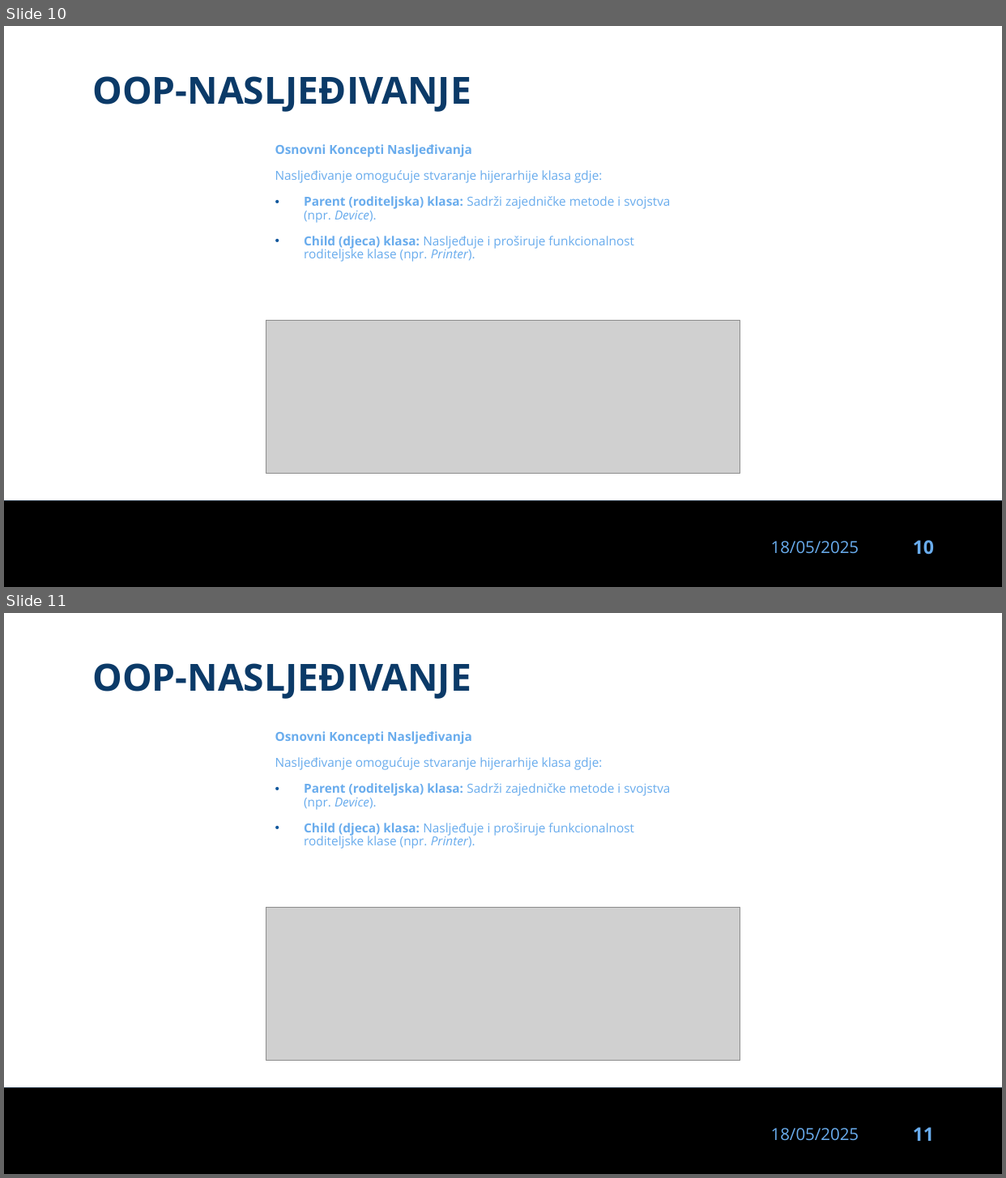
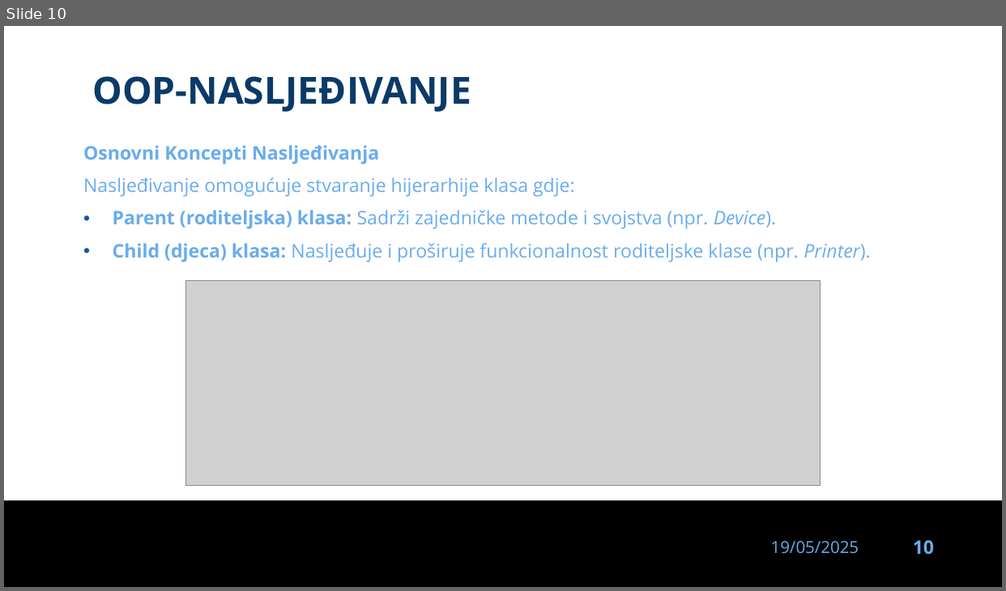
Before and after one commit to dinoDuvnjak/CTK, a slide deck: Bootcamp/OOP/OOP.pptx. Shown one above the other, each under a label of ours: slides 10 and 11 before the commit, slide 10 after it. The pictures are 1006x1178 and 1006x591 pixels, drawn with LibreOffice and Linux fonts; fonts in the diff are those of the drawing; grey boxes stand for pictures; background and template pictures are left out. Boxes give left, top, right and bottom in pixels: in the first picture for what was removed or moved away, otherwise in the second. Text is boxed around its words. In the diff, an @@ line names an element or a change of style, - is before the commit and + after.

```diff
--- a/Bootcamp/OOP/OOP.pptx
+++ b/Bootcamp/OOP/OOP.pptx
@@ slide 11 removed at (4, 613, 1002, 1174), background #FFFFFF; not listed: 3 template elements that a slide beside it also shows @@
@@ text removed at (92, 663, 471, 699) @@
-OOP-NASLJEĐIVANJE
@@ text removed at (275, 731, 670, 849) @@
-Osnovni Koncepti Nasljeđivanja
-Nasljeđivanje omogućuje stvaranje hijerarhije klasa gdje:
-• Parent (roditeljska) klasa: Sadrži zajedničke metode i svojstva (npr. Device).
-• Child (djeca) klasa: Nasljeđuje i proširuje funkcionalnost roditeljske klase (npr. Printer).
@@ picture removed at (266, 907, 740, 1061) @@
@@ slide 10 changed as well @@
@@ text "Osnovni Koncepti Nasljeđivanja": place and size @@
-text "Osnovni Koncepti Nasljeđivanja" at (275, 144, 670, 262)
+text "Osnovni Koncepti Nasljeđivanja" at (83, 145, 870, 263)
@@ text "Osnovni Koncepti Nasljeđivanja" at (83, 145, 870, 263): size 12 to 18 pt @@
@@ picture: place and size @@
-picture at (266, 320, 740, 474)
+picture at (186, 280, 819, 485)
@@ text at (771, 541, 859, 554): text changed @@
-18/05/2025
+19/05/2025
```
Also in this commit, not shown: 14 other slides changed, 6 other files.
